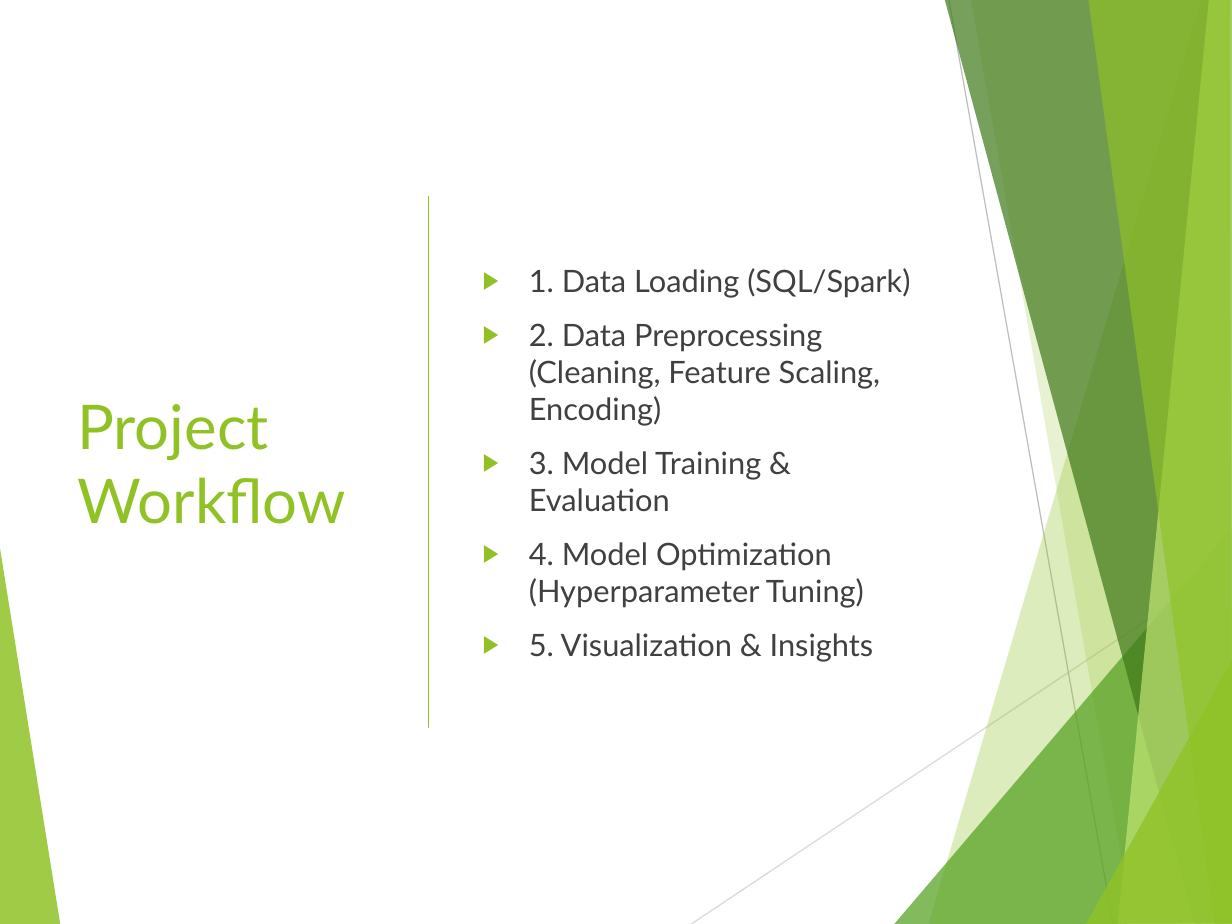
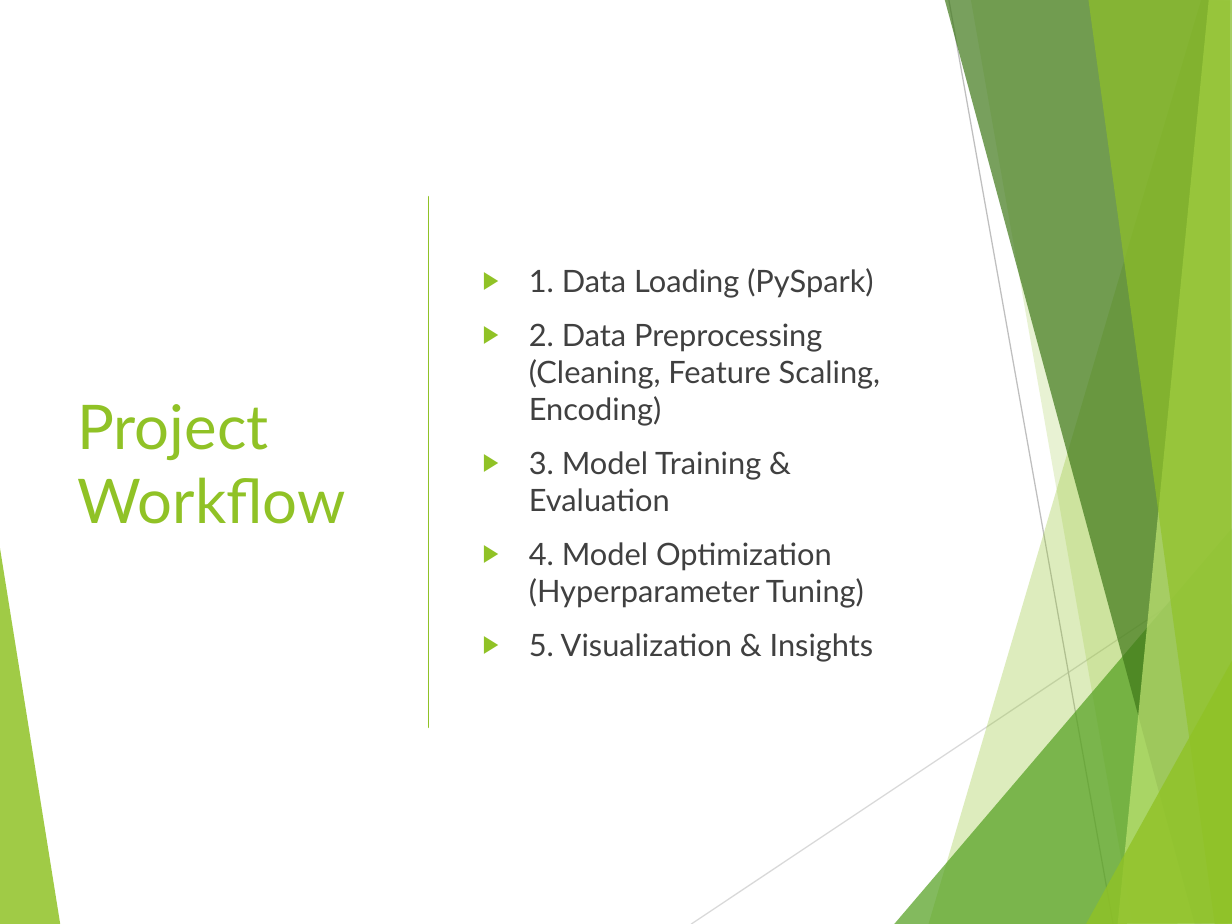
Before and after one commit to MelisaTeg/Project_4, a slide deck: slide 4 of Final_Project_Presentation.pptx. Drawn at 1232x924 pixels with LibreOffice and Linux fonts; fonts in the diff are those of the drawing. Boxes give left, top, right and bottom in pixels: in the first picture for what was removed or moved away, otherwise in the second. Text is boxed around its words. In the diff, an @@ line names an element or a change of style, - is before the commit and + after.

```diff
--- a/Final_Project_Presentation.pptx
+++ b/Final_Project_Presentation.pptx
@@ text at [529,268,873,298]: text changed @@
-▶ 1. Data Loading (SQL/Spark)
+▶ 1. Data Loading (PySpark)
```
Also in this commit, not shown: 2 other slides changed.
